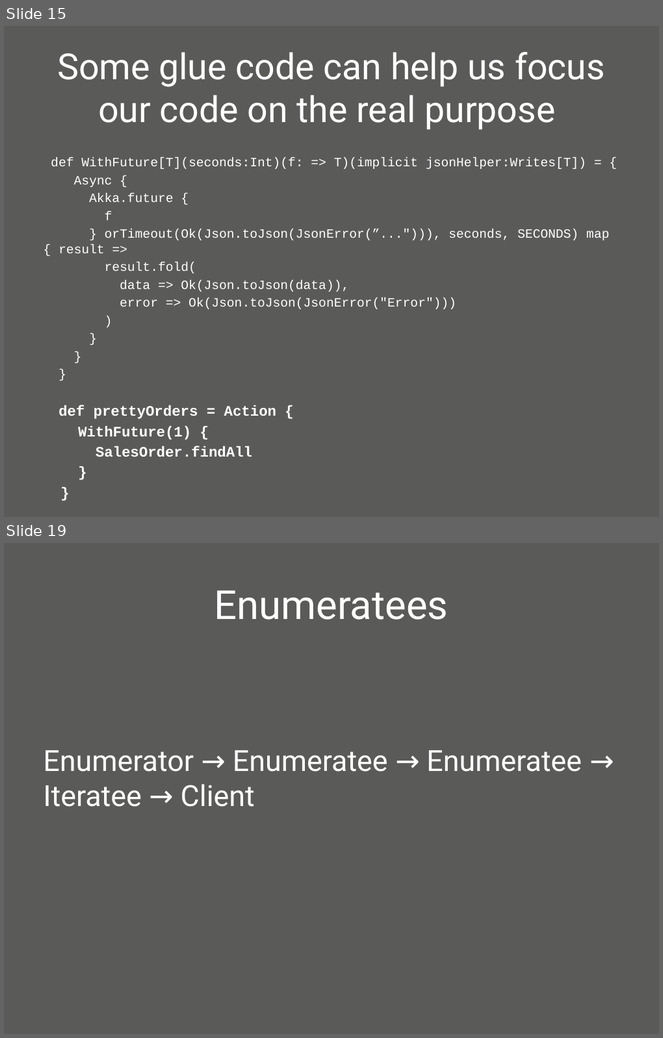
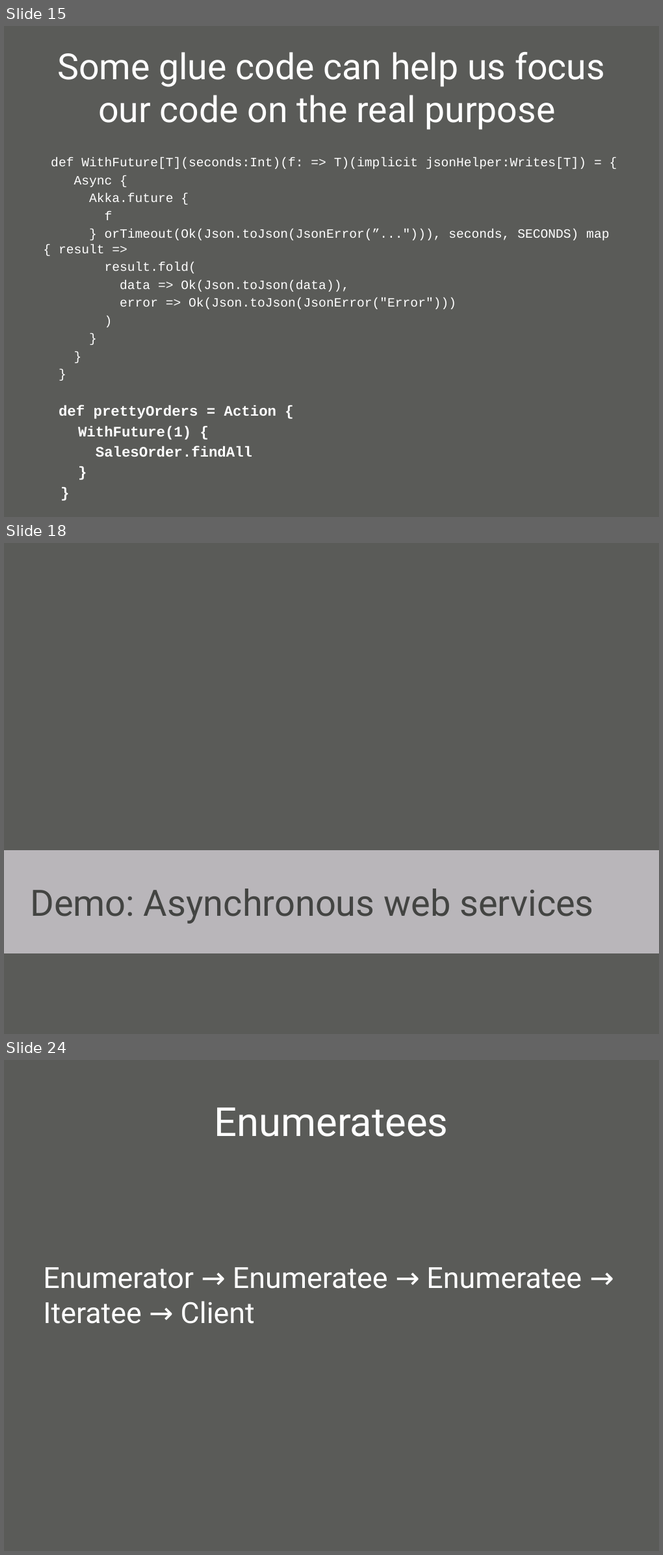
Before and after one commit to oscarrenalias/wjax-2012-play-async-apps, a slide deck: presentation/Asynchronous web apps with Play Framework 2.0.pptx. Shown one above the other, each under a label of ours: slides 15 and 19 before the commit, slides 15, 18 and 24 after it; the slides between them are not shown. The pictures are 663x1038 and 663x1555 pixels, drawn with LibreOffice and Linux fonts; fonts in the diff are those of the drawing; background and template pictures are left out. Boxes give left, top, right and bottom in pixels: in the first picture for what was removed or moved away, otherwise in the second. Text is boxed around its words. In the diff, an @@ line names an element or a change of style, - is before the commit and + after.

```diff
--- a/presentation/Asynchronous web apps with Play Framework 2.0.pptx
+++ b/presentation/Asynchronous web apps with Play Framework 2.0.pptx
@@ slide 18 added at [4,543,659,1034], background picture (left out) @@
@@ text added at [4,850,659,953], fill #D5D0D6 at 78% opacity, 40 pt, text #434442 @@
+Demo: Asynchronous web services
@@ what was slide 19 is now slide 24 @@
```
Also in this commit, not shown: 7 slides changed, 8 other slides added, 1 slide removed.
